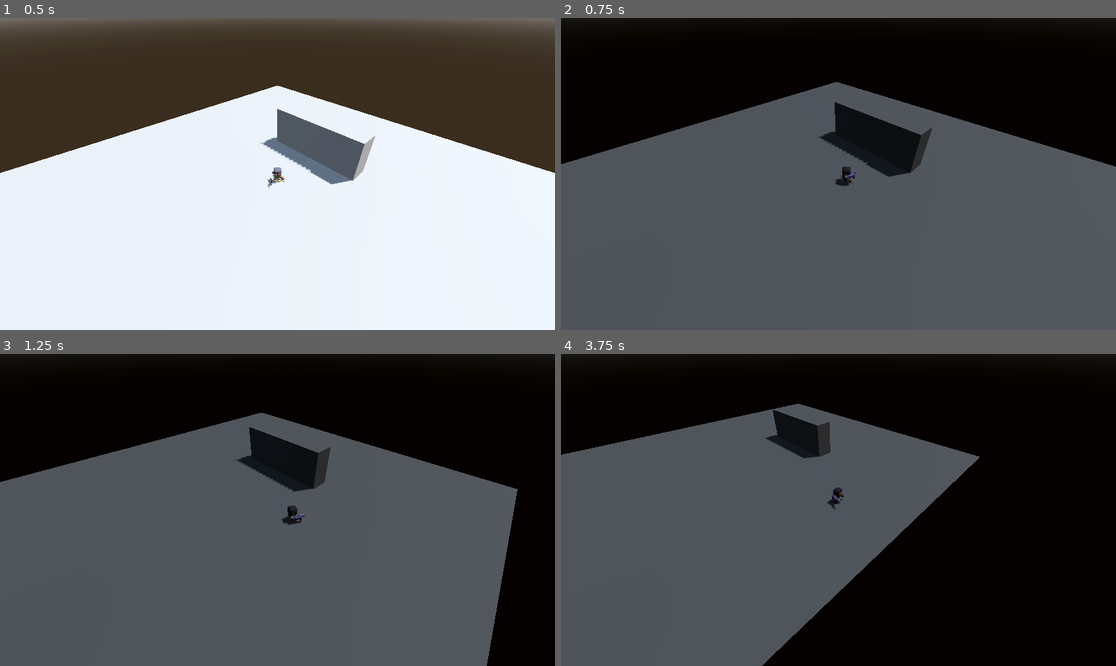
Above: before the commit, frames 1-4 (two rows, left to right).
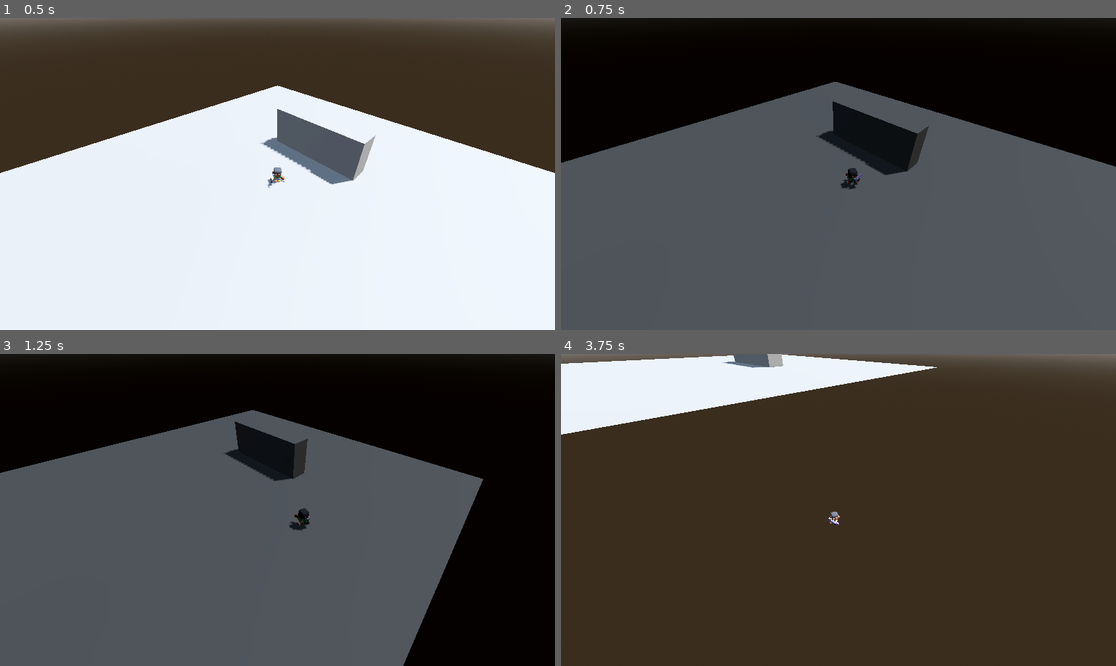
Above: after the commit, the same moments.

Repository: BHznJNs/teskov-game
Game: Godot game, scene res://scenes/main.tscn
The game is run twice, just before and just after one commit, with the same random seed, the same clock (stepped at 60 frames per second) and the same inputs.
Inputs (mouse positions are in pixels of both pictures, inside the frame that each line leads up to):
- Up to frame 1 (0.5 s): no input
- Up to frame 2 (0.75 s): move the mouse to (960, 158) at 0.52 s; hold D (move_right) from 0.53 s (still down); hold Shift from 0.53 s (still down)
- Up to frame 3 (1.25 s): keep holding D (move_right); keep holding Shift
- Up to frame 4 (3.75 s): move the mouse to (727, 525) at 1.27 s; release D (move_right) at 1.28 s; release Shift at 1.28 s; hold S (move_backward) 1.28-2.03 s; tap Shift at 1.35, 2.85 s; move the mouse to (894, 441) at 2.02 s; hold D (move_right) 2.03-2.78 s; hold Shift 2.03-2.78 s; move the mouse to (810, 572) at 2.77 s; hold W (move_forward) 2.78-3.53 s; move the mouse to (1005, 556) at 3.52 s; hold A (move_left) from 3.53 s (still down); hold Shift from 3.53 s (still down)

Frame 1 is identical in both runs. In frame 2, 0.6% of the frame differs, in the area x 0-67%, y 20-56%; in frame 3, 8.8%; in frame 4, 100%, in the area x 0-100%, y 0-100%.

Commit message:
sprint logics

Diff:
--- a/scripts/player.gd
+++ b/scripts/player.gd
@@ -4,7 +4,8 @@
 ## 实现 WASD 移动（相对于世界坐标系）与朝向目标点旋转
 
 @export_group("Movement")
-@export var speed: float = 5.0
+@export var walk_speed: float = 5.0
+@export var sprint_speed: float = 8.0
 @export var acceleration: float = 15.0
 @export var friction: float = 10.0
 
@@ -39,7 +40,12 @@
 	var horizontal_velocity := Vector3(velocity.x, 0, velocity.z)
 
 	if horizontal_velocity.length() > 0.1:
-		if animation_player.has_animation("walk") and animation_player.current_animation != "walk":
+		var is_sprinting = Input.is_key_pressed(KEY_SHIFT)
+
+		if is_sprinting and animation_player.has_animation("sprint"):
+			if animation_player.current_animation != "sprint":
+				animation_player.play("sprint", 0.2)
+		elif animation_player.has_animation("walk") and animation_player.current_animation != "walk":
 			animation_player.play("walk", 0.2)
 	else:
 		if animation_player.has_animation("idle") and animation_player.current_animation != "idle":
@@ -55,9 +61,14 @@
 	var direction := Vector3(input_dir.x, 0, input_dir.y).normalized()
 
 	if direction != Vector3.ZERO:
+		# 检查是否按住 Shift 奔跑
+		var target_speed = walk_speed
+		if Input.is_key_pressed(KEY_SHIFT):
+			target_speed = sprint_speed
+
 		# 加速移动
-		velocity.x = lerp(velocity.x, direction.x * speed, acceleration * delta)
-		velocity.z = lerp(velocity.z, direction.z * speed, acceleration * delta)
+		velocity.x = lerp(velocity.x, direction.x * target_speed, acceleration * delta)
+		velocity.z = lerp(velocity.z, direction.z * target_speed, acceleration * delta)
 	else:
 		# 摩擦力减速
 		velocity.x = lerp(velocity.x, 0.0, friction * delta)
